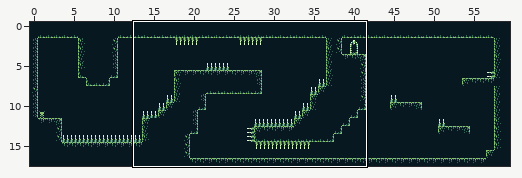
Two versions of a level (Tiled map (JSON), res/level5.tmj). The picture above shows the old version from afar; the outline marks the close-up.
Close-up. The starting point:
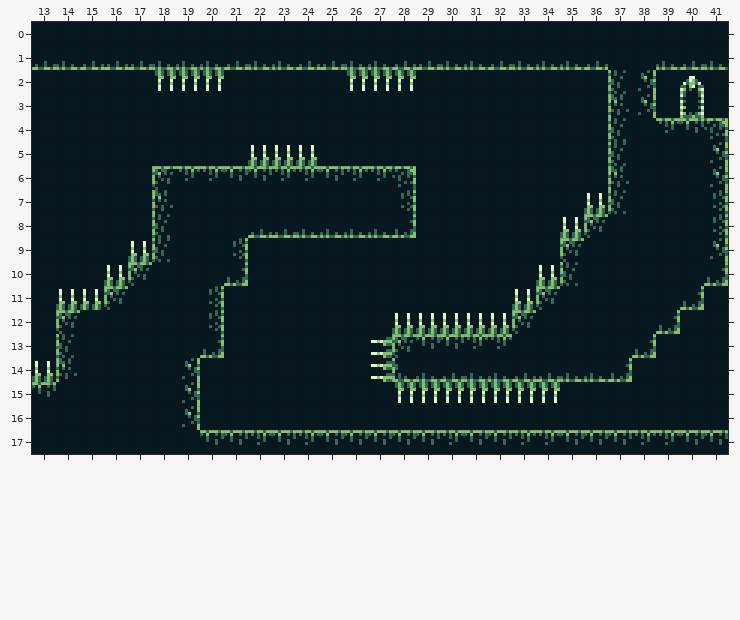
Cells are 8x8 px. Shown: x 13..41, y 0..17. The commit also changed other parts of the map, which this record leaves out.
The result:
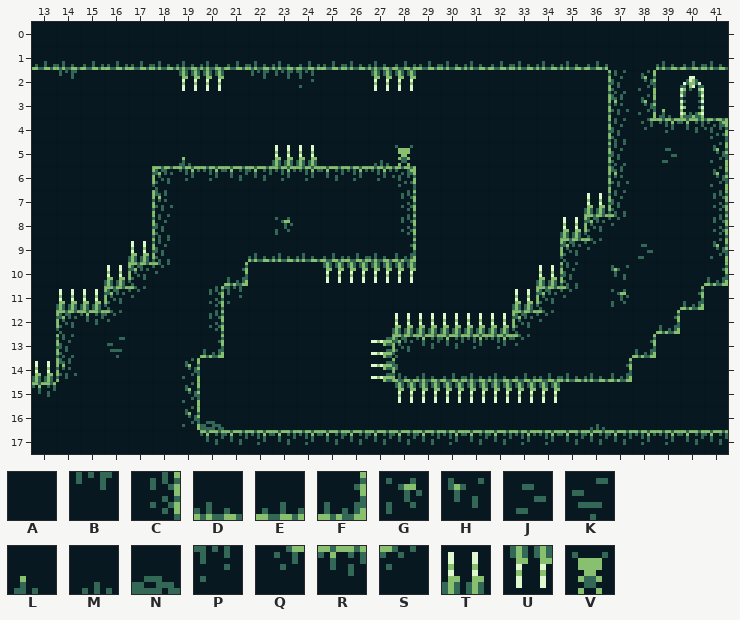
Key: from "caverns": A 0, B 3, C 7, D 11, E 12, F 13, G 14, H 15, J 16, K 17, L 18, M 19, N 20, P 23, Q 24, R 25, S 27, T 30, U 31, V 39.
_ is an empty cell, . an unchanged one.
Edits made:
--- layer "tiles"
@@ x 14..39 @@
- 2 A...U...AAA.U.............
- 3 .........................A
- 4 ........................A.
- 5 .....A..T....AA..........A
+ 2 B...A...BBP.A.............
+ 3 .........................L
+ 4 ........................Q.
+ 5 .....L..A....MV..........J
@@ x 15..38 @@
- 8 .......EEDDDDF........A.
- 9 ......CAAAAAAA.......A.A
-10 ...A......AAAA........A.
-11 ..A...A.............A.A.
-12 AA.................A....
-13 .A................A.....
+ 8 .......AGAAAAC........S.
+ 9 ......ADDDEEDF.......S.J
+10 ...S......UUUU........H.
+11 ..S...P.............S.G.
+12 RS.................S....
+13 .K................S.....
@@ x 20..36 @@
-16 A...............A
+16 N...............M
